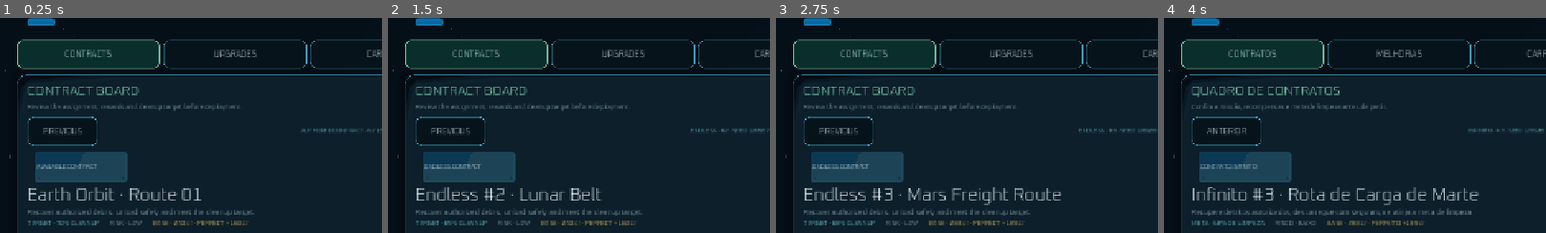
Above: before the commit, frames 1-4 (left to right).
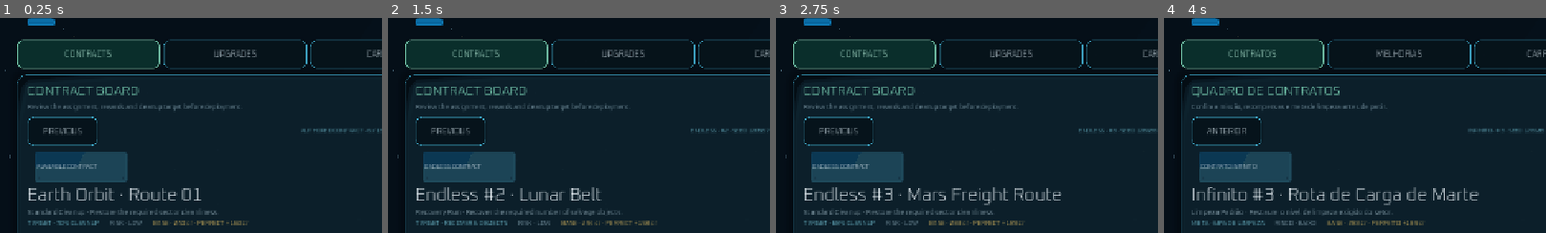
Above: after the commit, the same moments.

Repository: EwertonMendes/Orbital-Cleanup-Co.
Game: Godot game, scene res://src/core/app/app_root.tscn
Same seed, same stepped clock (60 frames per second), same inputs: the game is played once before the commit and once after it.
Inputs:
- Up to frame 1 (0.25 s): no input
- Up to frame 2 (1.5 s): click "ENDLESS" at 0.5 s; click "NEXT" at 1.25 s
- Up to frame 3 (2.75 s): click "NEXT" at 2 s
- Up to frame 4 (4 s): click "EN" at 2.75 s; click "PT" at 3.5 s
The pictures show only the part of the screen within x 0-50%, y 8-58%; the shares and areas given below are measured in that part.

The runs differ from the first frame. In frame 1, 0.5% of the frame differs, in the area x 7-67%, y 88-92%; in frame 2, 1.1%, in the area x 14-71%, y 88-97%; in frame 3, 0.5%; in frame 4, 0.7%.
Error before the commit: Invalid access to property or key 'target_percent' on a base object of type 'Dictionary'. (res://src/ui/screens/operations/operations_screen.gd:344)

Commit message:
feat: present varied contract objectives in HQ and flight

Diff:
--- a/src/ui/screens/flight/flight_screen.gd
+++ b/src/ui/screens/flight/flight_screen.gd
@@ -26,6 +26,7 @@
 var _platform: PlatformService
 var _ads: AdService
 var _progression: ProgressionService
+var _registry := ContentRegistry.new()
 var _contract_session := ContractSession.new()
 var _gameplay_active := false
 var _hint_tween: Tween
@@ -103,6 +104,7 @@
 	unload_zone.cargo_unloaded.connect(_on_cargo_unloaded)
 	_input_service.input_mode_changed.connect(_on_input_mode_changed)
 	_contract_session.cleanliness_changed.connect(_on_cleanliness_changed)
+	_contract_session.objective_changed.connect(_on_objective_changed)
 	_contract_session.target_reached.connect(_on_contract_target_reached)
 	_contract_session.perfect_cleanup_reached.connect(_on_perfect_cleanup_reached)
 	_contract_session.start()
@@ -223,10 +225,39 @@
 func _refresh_cleanup() -> void:
 	if not is_node_ready():
 		return
-	var percent := _contract_session.get_cleanup_percent()
-	var target := _contract_session.get_target_percent()
-	cleanup_progress.value = percent
-	cleanup_status.text = tr("FLIGHT_CLEANLINESS_FMT") % [int(round(percent)), int(round(target))]
+	var objective := _contract_session.get_objective_snapshot()
+	var progress := float(objective["progress_percent"])
+	var cleanup := int(round(float(objective["cleanup_percent"])))
+	cleanup_progress.value = progress
+
+	match String(objective["kind"]):
+		"cleanup":
+			cleanup_status.text = tr("FLIGHT_CLEANLINESS_FMT") % [
+				int(round(float(objective["current"]))),
+				int(round(float(objective["target"]))),
+			]
+		"full_cleanup":
+			cleanup_status.text = tr("FLIGHT_OBJECTIVE_FULL_FMT") % cleanup
+		"recovery":
+			cleanup_status.text = tr("FLIGHT_OBJECTIVE_RECOVERY_FMT") % [
+				int(objective["current"]),
+				int(objective["target"]),
+				cleanup,
+			]
+		"valuable_recovery":
+			cleanup_status.text = tr("FLIGHT_OBJECTIVE_VALUE_FMT") % [
+				int(objective["current"]),
+				int(objective["target"]),
+				cleanup,
+			]
+		"priority_object":
+			var target_definition := _registry.get_salvage_definition(String(objective["priority_salvage_id"]))
+			cleanup_status.text = tr("FLIGHT_OBJECTIVE_PRIORITY_FMT") % [
+				tr(String(target_definition.display_name_key)),
+				int(objective["current"]),
+				int(objective["target"]),
+				cleanup,
+			]
 
 func _refresh_return_button() -> void:
 	if not is_node_ready():
@@ -239,6 +270,9 @@
 		return_button.text = tr("FLIGHT_ABORT_CONTRACT")
 
 func _on_cleanliness_changed(_percent: float, _cleaned: float, _total: float) -> void:
+	_refresh_return_button()
+
+func _on_objective_changed(_snapshot: Dictionary) -> void:
 	_refresh_cleanup()
 	_refresh_return_button()
 
--- a/src/ui/screens/operations/operations_screen.gd
+++ b/src/ui/screens/operations/operations_screen.gd
@@ -257,6 +257,24 @@
 		total += int(value)
 	return total
 
+func _contract_target_text(contract_ref: Dictionary, contract: Dictionary) -> String:
+	match String(contract["kind"]):
+		"cleanup":
+			return tr("HQ_CONTRACT_TARGET_FMT") % int(round(float(contract_ref["target_percent"])))
+		"full_cleanup":
+			return tr("HQ_CONTRACT_TARGET_FULL")
+		"recovery":
+			return tr("HQ_CONTRACT_TARGET_RECOVERY_FMT") % int(contract_ref["target_count"])
+		"valuable_recovery":
+			return tr("HQ_CONTRACT_TARGET_VALUE_FMT") % int(contract_ref["target_value"])
+		"priority_object":
+			var definition := _registry.get_salvage_definition(String(contract_ref["target_salvage_id"]))
+			return tr("HQ_CONTRACT_TARGET_PRIORITY_FMT") % [
+				int(contract_ref["target_count"]),
+				tr(String(definition.display_name_key)),
+			]
+	return tr("HQ_CONTRACT_TARGET_FULL")
+
 func _risk_key(difficulty: int) -> String:
 	if difficulty <= 3:
 		return "HQ_RISK_LOW"
@@ -340,8 +358,11 @@
 		previous_contract.disabled = _sector_ids.size() <= 1
 		next_contract.disabled = _sector_ids.size() <= 1
 		contract_title.text = tr(String(sector["display_name_key"]))
-	contract_description.text = tr("HQ_CONTRACT_DESCRIPTION")
-	contract_target.text = tr("HQ_CONTRACT_TARGET_FMT") % int(round(float(contract_ref["target_percent"])))
+	contract_description.text = "%s · %s" % [
+		tr(String(contract["display_name_key"])),
+		tr(String(contract["description_key"])),
+	]
+	contract_target.text = _contract_target_text(contract_ref, contract)
 	contract_risk.text = tr(_risk_key(int(sector["difficulty"])))
 	contract_payout.text = tr("HQ_CONTRACT_PAY_FMT") % [base_pay, perfect_bonus]
 	%ContractShipName.text = tr("OPS_SHIP_NAME")
Not shown, changed: i18n/en.po
Not shown, changed: i18n/es_ES.po
Not shown, changed: i18n/pt_BR.po
